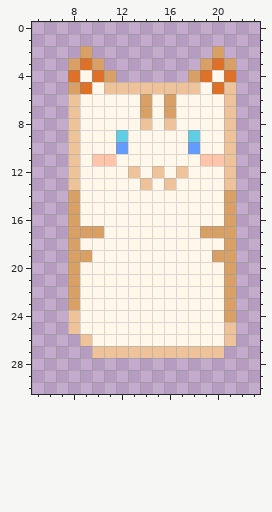
Two versions of one pixel-art sprite, Assets/Sprites/cat.png. The picture above was drawn from the file before the commit.
The file is 320x320 pixels, drawn in blocks of 10x10; one block is one cell here. Shown: x 5..23, y 0..30.
Once edited:
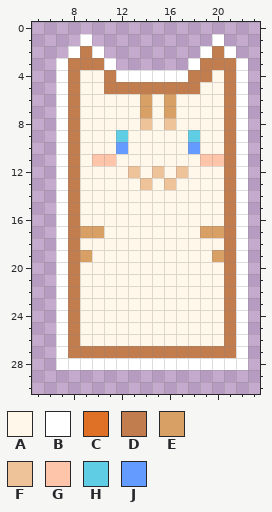
Palette (. is transparent): A #fff7e9  B #ffffff  C #df7126  D #c27d4e  E #d9a066  F #eec39a  G #ffc5aa  H #5fcde4  J #639bff
The exact change:
The edit turns colour C into colour A in row 4 at x 10; in row 5 at x 9 and 20.
The edit turns colour F into colour A in row 26 at x 9.
There is now colour B in row 1 at x 9 and 20; in row 2 at x 8, 10, 19 and 21; in row 3 at x 7, 11, 18 and 22; in row 4 at x 7, 12 to 17 and 22; in rows 5 to 27 at x 7 and 22; in row 28 at x 7 to 22.
There is now colour D in row 26 at x 8; in row 27 at x 8 to 9 and 21.
The edit turns colour C into colour D in row 3 at x 9 and 20; in row 4 at x 8, 19 and 21.
The edit turns colour E into colour D in row 2 at x 9 and 20; in row 3 at x 8, 10, 19 and 21; in row 4 at x 11 and 18; in row 5 at x 8; in rows 14 to 23 at x 8 and 21; in row 24 at x 21.
The edit turns colour F into colour D in row 5 at x 11 to 18 and 21; in rows 6 to 13 at x 8 and 21; in row 24 at x 8; in row 25 at x 8 and 21; in row 26 at x 21; in row 27 at x 10 to 20.
Changed places in both pictures, as pixel boxes (x1, y1, x2, y2):
changed: (56, 34, 248, 370)
